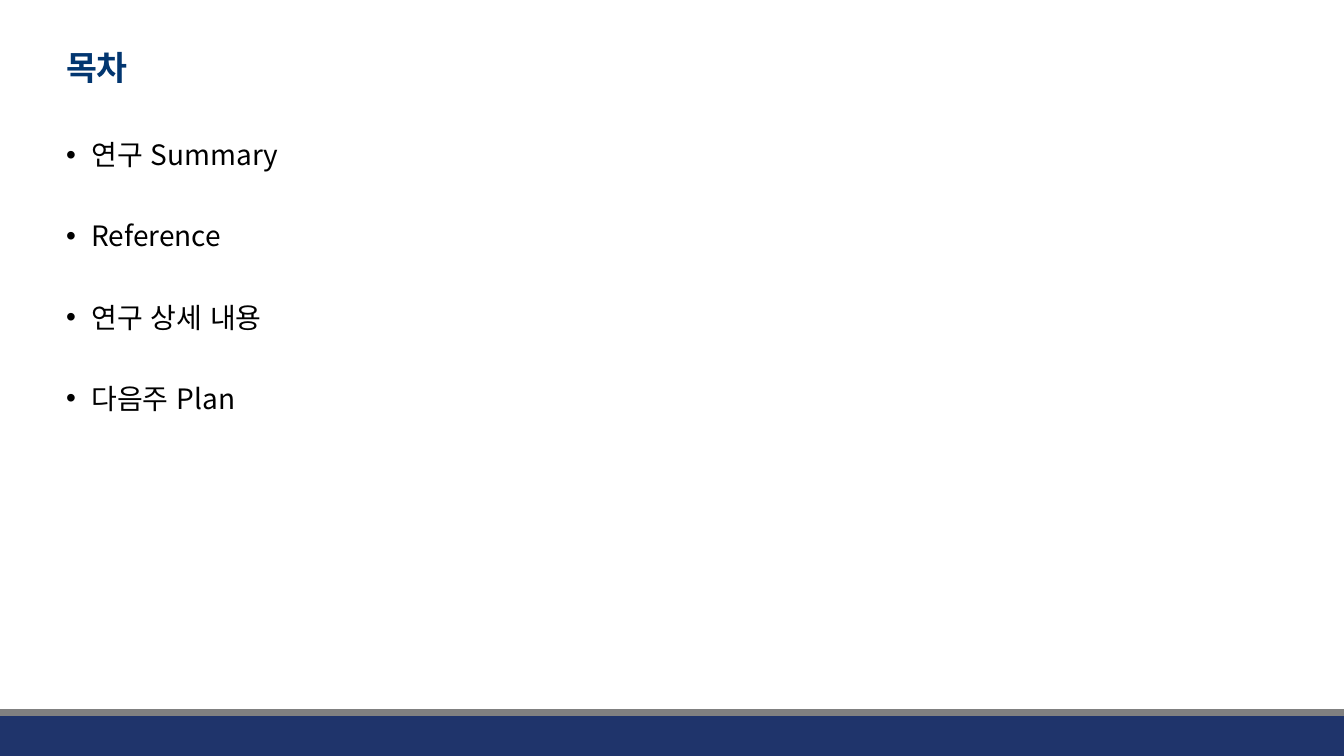
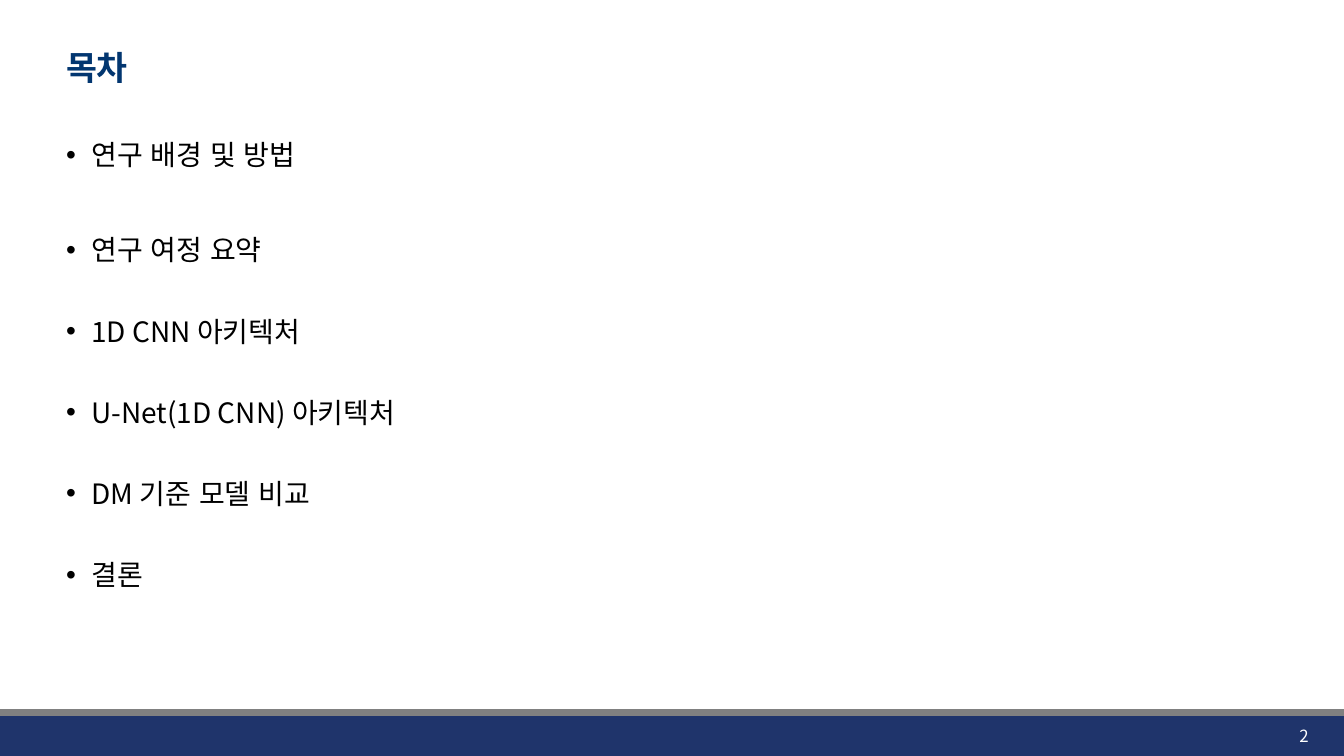
Before and after one commit to JHWannabe/Clinical_Study, a slide deck: slide 2 of docs/260904_AEC FPCA 및 1D CNN 결과 비교.pptx. Drawn at 1344x756 pixels with LibreOffice and Linux fonts; fonts in the diff are those of the drawing; background and template pictures are left out. Boxes give left, top, right and bottom in pixels: in the first picture for what was removed or moved away, otherwise in the second. Text is boxed around its words. In the diff, an @@ line names an element or a change of style, - is before the commit and + after.

```diff
--- a/docs/260904_AEC FPCA 및 1D CNN 결과 비교.pptx
+++ b/docs/260904_AEC FPCA 및 1D CNN 결과 비교.pptx
@@ text at <box>91,141,395,587</box>: text changed @@
-• 연구 Summary
-• Reference
-• 연구 상세 내용
-• 다음주 Plan
+• 연구 배경 및 방법
+• 연구 여정 요약
+• 1D CNN 아키텍처
+• U-Net(1D CNN) 아키텍처
+• DM 기준 모델 비교
+• 결론
@@ page number added at <box>1299,729,1308,742</box>, 12 pt, text #FFFFFF @@
+2
```
Also in this commit, not shown: 2 other slides changed, 4 slides added, 13 slides removed, 15 other files.
